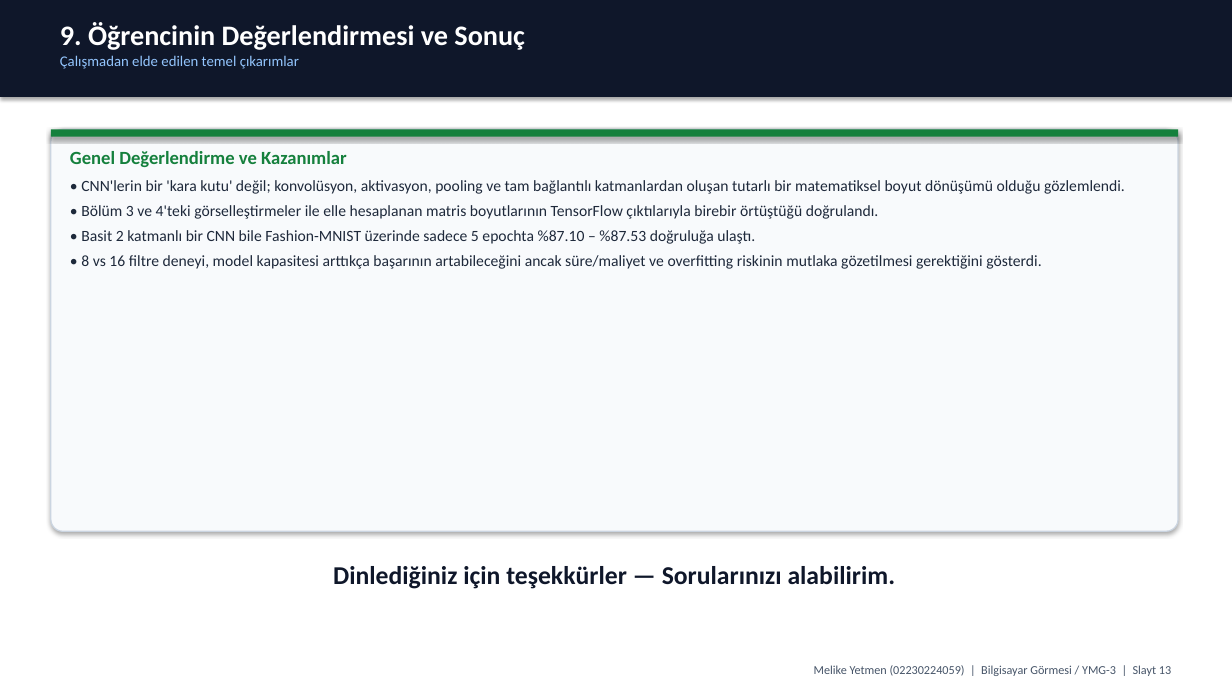
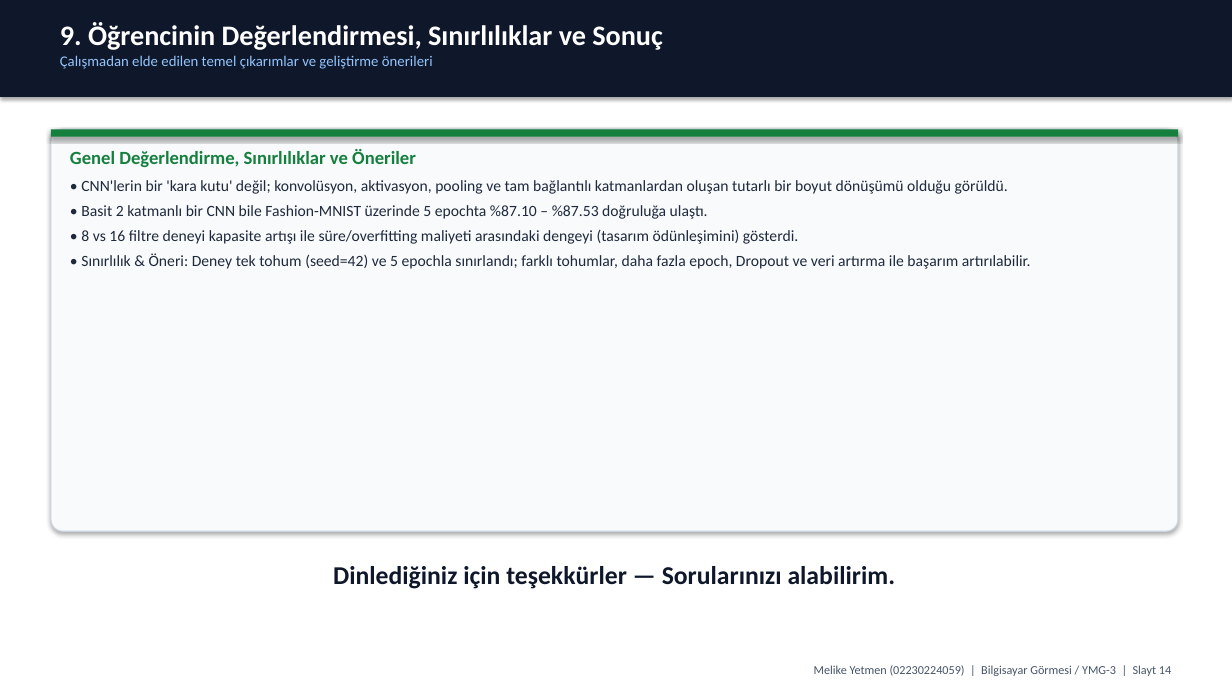
Before and after one commit to melike234/Ymg3_Derin-Ogrenme, a slide deck: slide 14 of Derin_Ogrenme_Odevi_Sunum.pptx (slide 13 before the commit). Drawn at 1232x693 pixels with LibreOffice and Linux fonts; fonts in the diff are those of the drawing. Boxes give left, top, right and bottom in pixels: in the first picture for what was removed or moved away, otherwise in the second. Text is boxed around its words. In the diff, an @@ line names an element or a change of style, - is before the commit and + after.

Commit message:
Rapor dili iyilestirildi, egitilmis filtreler ve CSV tablosu eklendi

```diff
--- a/Derin_Ogrenme_Odevi_Sunum.pptx
+++ b/Derin_Ogrenme_Odevi_Sunum.pptx
@@ text at (60, 22, 663, 69): text changed @@
-9. Öğrencinin Değerlendirmesi ve Sonuç
-Çalışmadan elde edilen temel çıkarımlar
+9. Öğrencinin Değerlendirmesi, Sınırlılıklar ve Sonuç
+Çalışmadan elde edilen temel çıkarımlar ve geliştirme önerileri
@@ text at (70, 149, 1031, 269): text changed @@
-Genel Değerlendirme ve Kazanımlar
-• CNN'lerin bir 'kara kutu' değil; konvolüsyon, aktivasyon, pooling ve tam bağlantılı katmanlardan oluşan tutarlı bir matematiksel boyut dönüşümü olduğu gözlemlendi.
-• Bölüm 3 ve 4'teki görselleştirmeler ile elle hesaplanan matris boyutlarının TensorFlow çıktılarıyla birebir örtüştüğü doğrulandı.
-• Basit 2 katmanlı bir CNN bile Fashion-MNIST üzerinde sadece 5 epochta %87.10 – %87.53 doğruluğa ulaştı.
-• 8 vs 16 filtre deneyi, model kapasitesi arttıkça başarının artabileceğini ancak süre/maliyet ve overfitting riskinin mutlaka gözetilmesi gerektiğini gösterdi.
+Genel Değerlendirme, Sınırlılıklar ve Öneriler
+• CNN'lerin bir 'kara kutu' değil; konvolüsyon, aktivasyon, pooling ve tam bağlantılı katmanlardan oluşan tutarlı bir boyut dönüşümü olduğu görüldü.
+• Basit 2 katmanlı bir CNN bile Fashion-MNIST üzerinde 5 epochta %87.10 – %87.53 doğruluğa ulaştı.
+• 8 vs 16 filtre deneyi kapasite artışı ile süre/overfitting maliyeti arasındaki dengeyi (tasarım ödünleşimini) gösterdi.
+• Sınırlılık & Öneri: Deney tek tohum (seed=42) ve 5 epochla sınırlandı; farklı tohumlar, daha fazla epoch, Dropout ve veri artırma ile başarım artırılabilir.
@@ text at (814, 665, 1171, 676): text changed @@
-Melike Yetmen (02230224059) | Bilgisayar Görmesi / YMG-3 | Slayt 13
+Melike Yetmen (02230224059) | Bilgisayar Görmesi / YMG-3 | Slayt 14
```
Also in this commit, not shown: 4 other slides changed, 1 slide added, 8 other files.
